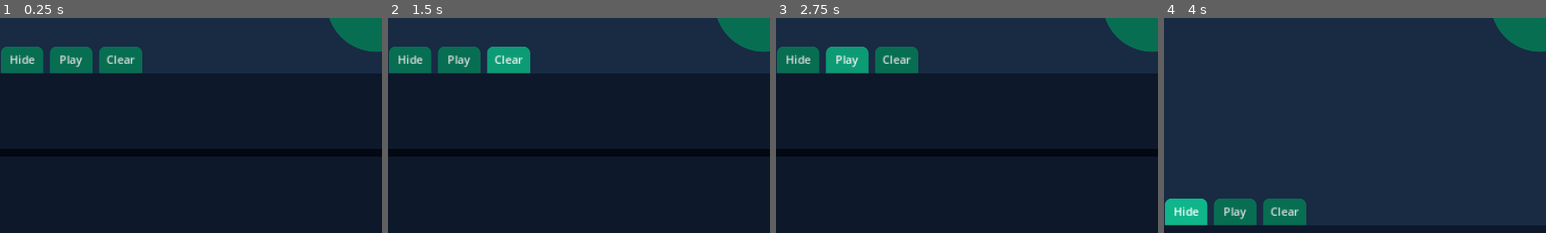
Above: before the commit, frames 1-4 (left to right).
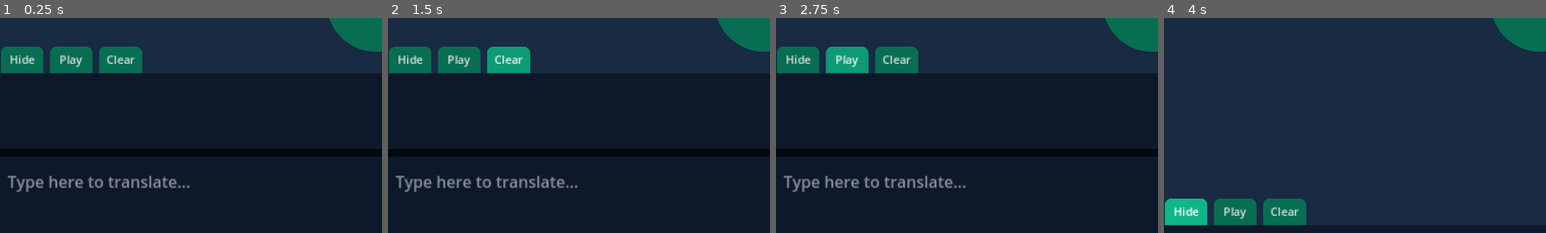
Above: after the commit, the same moments.

Repository: popcar2/MorseCodeSimulator
Game: Godot game, scene res://Scenes/main.tscn
The game is run twice, just before and just after one commit, with the same random seed, the same clock (stepped at 60 frames per second) and the same inputs.
Inputs:
- Up to frame 1 (0.25 s): no input
- Up to frame 2 (1.5 s): click "BEEP" at 0.5 s; click "Clear" at 1.25 s
- Up to frame 3 (2.75 s): click "Play" at 2 s
- Up to frame 4 (4 s): click "Play" at 2.75 s; click "Hide" at 3.5 s
The pictures show only the part of the screen within x 1-51%, y 50-100%; the shares and areas given below are measured in that part.

The runs differ from the first frame. In frame 1, 1.2% of the frame differs, in the area x 2-50%, y 73-81%; in frame 2, 1.2%; in frame 3, 1.2%; in frame 4, nothing differs.

Commit message:
Add translation text field, deselect on click script

Diff:
--- a/Scenes/main.tscn
+++ b/Scenes/main.tscn
@@ -12,6 +12,7 @@
 [ext_resource type="Script" path="res://Scripts/progress_bars.gd" id="8_ig5e7"]
 [ext_resource type="Texture2D" uid="uid://bl2vfqboto37n" path="res://Art/cog.png" id="10_mgxxr"]
 [ext_resource type="Theme" uid="uid://bqww8sf32ya83" path="res://Themes/RoundedTopButton.tres" id="11_em8br"]
+[ext_resource type="Script" path="res://Scripts/deselect_outside_click.gd" id="13_ry7g3"]
 
 [sub_resource type="StyleBoxFlat" id="StyleBoxFlat_suj27"]
 bg_color = Color(0.6, 0.6, 0.6, 0)
@@ -19,6 +20,8 @@
 
 [sub_resource type="StyleBoxFlat" id="StyleBoxFlat_7co60"]
 bg_color = Color(0.0117647, 0.0313726, 0.0666667, 1)
+
+[sub_resource type="StyleBoxEmpty" id="StyleBoxEmpty_r5erc"]
 
 [node name="Control" type="Control"]
 layout_mode = 3
@@ -238,6 +241,26 @@
 bbcode_enabled = true
 fit_content = true
 
+[node name="TextEdit" type="TextEdit" parent="Bottom Panels/PanelContainer/VSplitContainer/Plaintext Panel"]
+unique_name_in_owner = true
+layout_mode = 1
+anchors_preset = 15
+anchor_right = 1.0
+anchor_bottom = 1.0
+offset_left = 20.0
+offset_top = 16.0
+offset_right = 3.0
+offset_bottom = 101.0
+grow_horizontal = 2
+grow_vertical = 2
+theme_override_font_sizes/font_size = 24
+theme_override_styles/normal = SubResource("StyleBoxEmpty_r5erc")
+placeholder_text = "Type here to translate..."
+wrap_mode = 1
+script = ExtResource("13_ry7g3")
+
+[connection signal="gui_input" from="." to="." method="_on_gui_input"]
 [connection signal="pressed" from="Settings Button" to="Settings Button" method="_on_pressed"]
 [connection signal="mouse_entered" from="Bottom Panels/Cheat Sheet" to="Bottom Panels/Cheat Sheet" method="_on_mouse_entered"]
 [connection signal="mouse_exited" from="Bottom Panels/Cheat Sheet" to="Bottom Panels/Cheat Sheet" method="_on_mouse_exited"]
+[connection signal="text_changed" from="Bottom Panels/PanelContainer/VSplitContainer/Plaintext Panel/TextEdit" to="Morse Controller" method="_on_text_edit_text_changed"]
--- /dev/null
+++ b/Scripts/deselect_outside_click.gd
@@ -0,0 +1,7 @@
+extends TextEdit
+
+func _input(event: InputEvent):
+	if event is InputEventMouseButton and event.is_pressed() and event.button_index == 1:
+		var evLocal = make_input_local(event)
+		if !Rect2(Vector2(0,0), size).has_point(evLocal.position):
+			release_focus()
--- a/Scripts/morse_controller.gd
+++ b/Scripts/morse_controller.gd
@@ -10,18 +10,10 @@
 @onready var word_timer: Timer = $'Word Timer'
 @onready var letter_timer: Timer = $'Letter Timer'
 @onready var morse_audio: AudioStreamPlayer = $'Morse Audio'
+@onready var text_edit: TextEdit = %'TextEdit'
 
 var is_held: bool = false
 var is_playing_back: bool = false
-
-@export var test : String = '' :
-	get:
-		return test
-	set(value):
-		if value == '999':
-			test = value
-		else:
-			test = ''
 
 func _ready():
 	morse_button.connect("button_down", _on_morse_button_down)
@@ -53,6 +45,7 @@
 	morse_audio.play()
 	is_held = true
 	is_playing_back = false
+	text_edit.hide()
 
 func _on_morse_button_up():
 	if !is_held:
@@ -95,6 +88,8 @@
 	letter_timer.stop()
 	word_timer.stop()
 	is_playing_back = false
+	text_edit.clear()
+	text_edit.show()
 
 func _hide_panel_toggled(toggled: bool):
 	var tween: Tween = create_tween()
@@ -153,3 +148,9 @@
 	morse_label.text = HelperFunctions.strip_bbcode(morse_label.text)
 	normal_label.text = HelperFunctions.strip_bbcode(normal_label.text)
 	play_morse_button.set_pressed_no_signal(false)
+
+func _on_text_edit_text_changed():
+	if text_edit.text.is_empty():
+		normal_label.show()
+	else:
+		normal_label.hide()
--- /dev/null
+++ b/default_bus_layout.tres
@@ -0,0 +1,3 @@
+[gd_resource type="AudioBusLayout" format=3 uid="uid://crl3ew1ysrtoh"]
+
+[resource]
Not shown, changed: SFX/tone.wav.import
Not shown: 1 places in Scenes/main.tscn that only renumber resources
